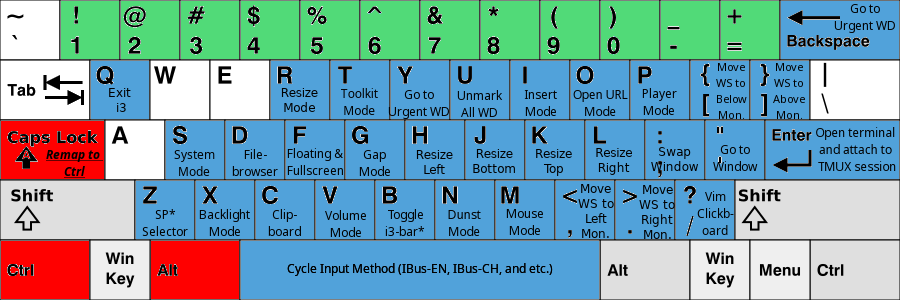
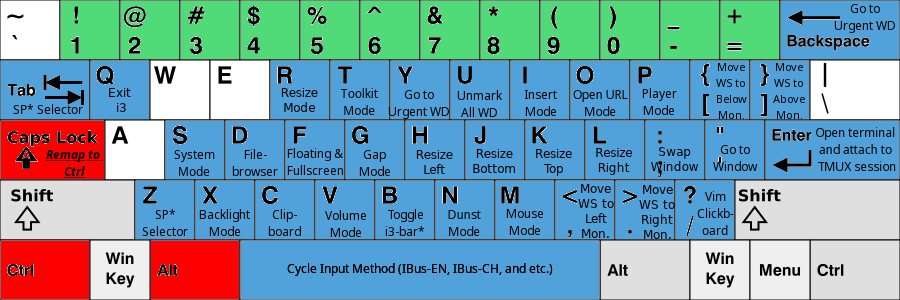
The second w=900, h=300 image is a revision of the first. Changes to its layers:
added layer "SP* Selector" above "S" over (13, 104, 83, 114)
added layer "S" above "KB_United_States-NoAltGr.svg" over (36, 94, 43, 103)
painted on "KB_United_States-NoAltGr.svg" over (1, 61, 89, 119)
